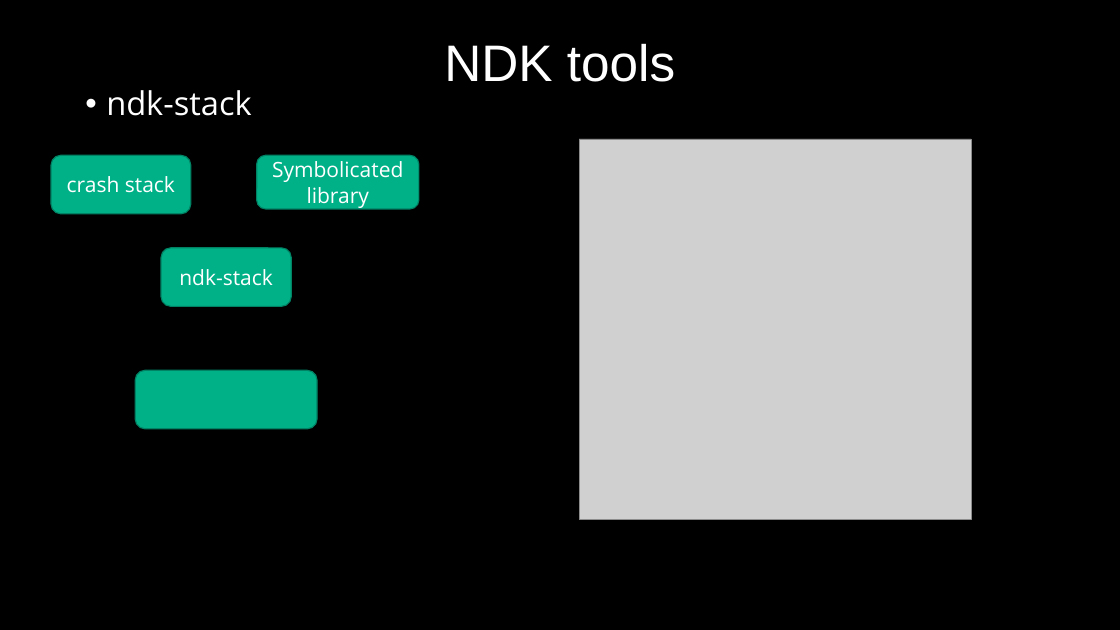
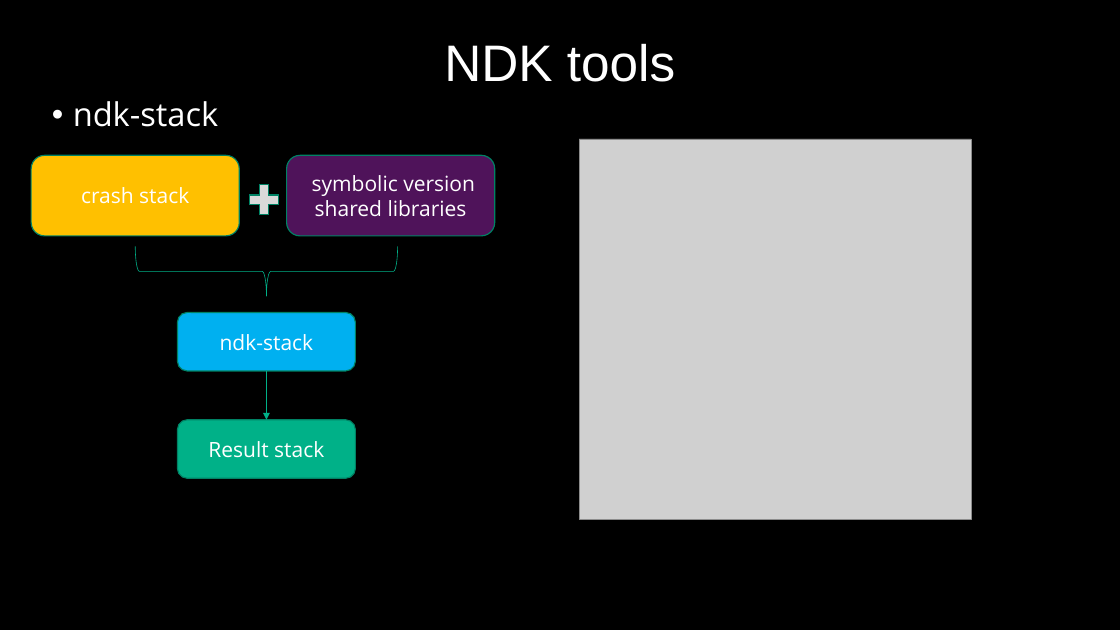
Before and after one commit to 9majka/NDK_presentation, a slide deck: slide 16 of NDK_copy.pptx (slide 15 before the commit). Drawn at 1120x630 pixels with LibreOffice and Linux fonts; fonts in the diff are those of the drawing; grey boxes stand for pictures; background and template pictures are left out. Boxes give left, top, right and bottom in pixels: in the first picture for what was removed or moved away, otherwise in the second. Text is boxed around its words. In the diff, an @@ line names an element or a change of style, - is before the commit and + after.

```diff
--- a/NDK_copy.pptx
+++ b/NDK_copy.pptx
@@ text "ndk-stack": place and size @@
-text "ndk-stack" at <box>106,90,251,116</box>
+text "ndk-stack" at <box>73,101,218,127</box>
@@ rounded rectangle "crash stack": place and size @@
-rounded rectangle "crash stack" at <box>51,155,191,214</box>
+rounded rectangle "crash stack" at <box>31,155,239,236</box>
@@ rounded rectangle "crash stack" at <box>31,155,239,236</box>: fill #00B188 to #FFC000 @@
@@ rounded rectangle "symbolic version shared libraries": place and size @@
-rounded rectangle "symbolic version shared libraries" at <box>257,155,419,209</box>
+rounded rectangle "symbolic version shared libraries" at <box>287,155,495,236</box>
@@ rounded rectangle "symbolic version shared libraries" at <box>287,155,495,236</box>: fill #00B188 to #4F135A @@
@@ text in rounded rectangle at <box>312,175,475,217</box>: text changed @@
-Symbolicated library
+symbolic version shared libraries
@@ plus sign added at <box>245,180,283,220</box>, fill #D9D9D9, outline #008365 1 pt @@
@@ right brace added at <box>135,246,397,297</box>, outline #00B188 0.5 pt @@
@@ rounded rectangle "ndk-stack": place and size @@
-rounded rectangle "ndk-stack" at <box>161,248,292,307</box>
+rounded rectangle "ndk-stack" at <box>177,313,355,371</box>
@@ rounded rectangle "ndk-stack" at <box>177,313,355,371</box>: fill #00B188 to #00B0F0 @@
@@ arrow added from (266, 371) to (266, 420), #00B188 0.5 pt @@
@@ rounded rectangle "Result stack": place and size @@
-rounded rectangle "Result stack" at <box>135,371,317,429</box>
+rounded rectangle "Result stack" at <box>177,420,355,479</box>
@@ text in rounded rectangle at <box>208,441,324,458</box>: text added @@
+Result stack
```
Also in this commit, not shown: 8 other slides changed, 2 slides added, 2 other files.
